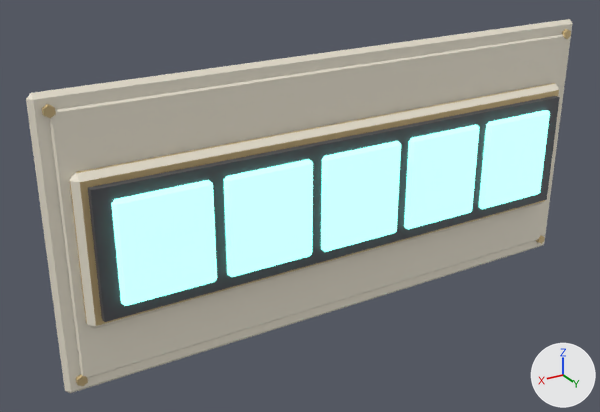
Two versions of the FBX model Assets/_Project/Art/Models/Kit/Disp_Bar_2x1.fbx, one commit apart.
Rendered twice from a 50 mm camera at (1.51, 2.23, 1.08) aimed at (0.17, -0.01, -0.04). Lighting does not change. The marker at lower right points along +X, +Y and +Z. The older version comes first. Where no turn or scale is listed for an object, it has been applied to the vertices. Vertices at exactly the same position are counted once.

The first picture shows 'Disp_Bar_2x1', 'Seg0.004', 'Seg1.004', 'Seg2.004', 'Seg3.004', 'Seg4.004'.
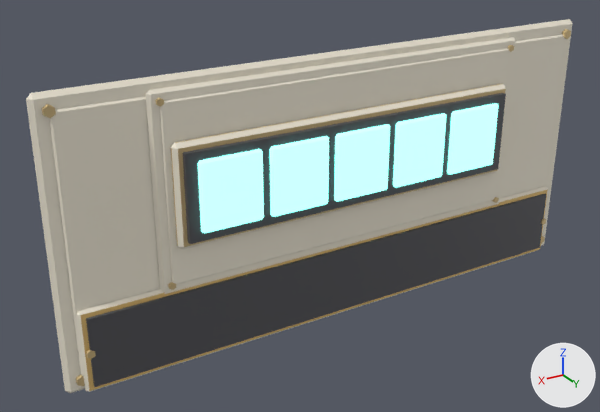
Patch to the scene script:
```diff
--- a/Assets/_Project/Art/Models/Kit/Disp_Bar_2x1.fbx.py
+++ b/Assets/_Project/Art/Models/Kit/Disp_Bar_2x1.fbx.py
@@ me_seg3_013 @@
-me_seg3_013.from_pydata(...)  # 24 vertices, 26 faces; spans x -0.155..0.155, y -0.015..0.015, z -0.17..0.17
+me_seg3_013.from_pydata(...)  # 24 vertices, 26 faces; spans x -0.107..0.107, y -0.01..0.01, z -0.117..0.117
+# me_seg3_013 part 1: the whole mesh is scaled about its middle by 0.687
 me_seg3_013.materials.append(mat_glow)
@@ me_seg4_013 @@
-me_seg4_013.from_pydata(...)  # 24 vertices, 26 faces; spans x -0.155..0.155, y -0.015..0.015, z -0.17..0.17
+me_seg4_013.from_pydata(...)  # 24 vertices, 26 faces; spans x -0.107..0.107, y -0.01..0.01, z -0.117..0.117
+# me_seg4_013 part 2: the whole mesh is scaled about its middle by 0.687
 me_seg4_013.materials.append(mat_glow)
@@ me_seg2_013 @@
-me_seg2_013.from_pydata(...)  # 24 vertices, 26 faces; spans x -0.155..0.155, y -0.015..0.015, z -0.17..0.17
+me_seg2_013.from_pydata(...)  # 24 vertices, 26 faces; spans x -0.107..0.107, y -0.01..0.01, z -0.117..0.117
+# me_seg2_013 part 15: the whole mesh is scaled about its middle by 0.687
 me_seg2_013.materials.append(mat_glow)
@@ me_seg0_013 @@
-me_seg0_013.from_pydata(...)  # 24 vertices, 26 faces; spans x -0.155..0.155, y -0.015..0.015, z -0.17..0.17
+me_seg0_013.from_pydata(...)  # 24 vertices, 26 faces; spans x -0.107..0.107, y -0.01..0.01, z -0.117..0.117
+# me_seg0_013 part 14: the whole mesh is scaled about its middle by 0.687
 me_seg0_013.materials.append(mat_glow)
@@ me_seg1_013 @@
-me_seg1_013.from_pydata(...)  # 24 vertices, 26 faces; spans x -0.155..0.155, y -0.015..0.015, z -0.17..0.17
+me_seg1_013.from_pydata(...)  # 24 vertices, 26 faces; spans x -0.107..0.107, y -0.01..0.01, z -0.117..0.117
+# me_seg1_013 part 13: the whole mesh is scaled about its middle by 0.687
 me_seg1_013.materials.append(mat_glow)
@@ me_disp_bar_2x1_001 @@
 # used by ob_disp_bar_2x1; location = (0.0, 0.0, 0.0); rotation_euler = (1.571, 0.0, 0.0), in degrees (90, 0, 0)
-me_disp_bar_2x1_001.from_pydata(...)  # 120 vertices, 108 faces; spans x -1.03..1.03, y -0.48..0.48, z -0.11..0.0
+me_disp_bar_2x1_001.from_pydata(...)  # 256 vertices, 224 faces; spans x -1.03..1.03, y -0.48..0.48, z -0.11..0.0
+# me_disp_bar_2x1_001 part 3: a new loose piece, a 6-sided cylinder along z spanning x 0.663..0.684, y -0.188..-0.163, z -0.066..-0.052, in mat_metal (beige #ddc490)
+# me_disp_bar_2x1_001 part 4: a new loose piece, a box spanning x -0.626..0.626, y -0.024..0.264, z -0.107..-0.087, in mat_dark (dark grey #505055)
+# me_disp_bar_2x1_001 part 5: the loose piece of 24 vertices spanning x -1.03..1.03, y -0.48..0.48, z -0.03..0.0 is copied, and the copy is scaled about its middle by 0.688, then moved by (0.0, 0.12, -0.03); it spans x -0.71..0.71, y -0.21..0.45, z -0.06..-0.03
+# me_disp_bar_2x1_001 part 6: the loose piece of 16 vertices spanning x -0.98..0.98, y -0.43..0.43, z -0.04..-0.03 is copied, and the copy is scaled about its middle by 0.688, then moved by (0.0, 0.12, -0.02); it spans x -0.67..0.67, y -0.18..0.42, z -0.06..-0.05
+# me_disp_bar_2x1_001 part 7: a new loose piece, a 6-sided cylinder along z spanning x 0.663..0.684, y 0.403..0.428, z -0.066..-0.052, in mat_metal (beige #ddc490)
+# me_disp_bar_2x1_001 part 8: the loose piece of 24 vertices spanning x -0.95..0.95, y -0.25..0.25, z -0.08..-0.03 is scaled about its middle by 0.688, then moved by (0.0, 0.12, -0.02)
+# me_disp_bar_2x1_001 part 9: a new loose piece, a box spanning x -0.95..0.95, y -0.45..-0.21, z -0.065..-0.045, in mat_dark (dark grey #505055)
+# me_disp_bar_2x1_001 part 10: a new loose piece, a 6-sided cylinder along z spanning x 0.938..0.962, y -0.344..-0.316, z -0.07..-0.05, in mat_metal (beige #ddc490)
+# me_disp_bar_2x1_001 part 11: a new loose piece of 16 vertices spanning x -0.98..0.98, y -0.48..-0.19, z -0.06..-0.03
+# me_disp_bar_2x1_001 part 12: 8 vertices removed from x -0.91..0.91, y -0.21..0.21, z -0.11..-0.07
+# other edits to the shape of me_disp_bar_2x1_001 do not show in these pictures
 me_disp_bar_2x1_001.materials.append(mat_panel)
@@ me_disp_bar_2x1_001 @@
 me_disp_bar_2x1_001.materials.append(mat_dark)
+me_disp_bar_2x1_001.materials.append(mat_trim)  # beige #e5bf76
@@ ob_seg3_004 @@
 ob_seg3_004 = bpy.data.objects.new('Seg3.004', me_seg3_013)
-ob_seg3_004.location = (-0.35, 0.11, 0.0)
+ob_seg3_004.location = (-0.241, 0.111, 0.12)
@@ ob_seg4_004 @@
 ob_seg4_004 = bpy.data.objects.new('Seg4.004', me_seg4_013)
-ob_seg4_004.location = (-0.7, 0.11, 0.0)
+ob_seg4_004.location = (-0.481, 0.111, 0.12)
@@ ob_seg2_004 @@
 ob_seg2_004 = bpy.data.objects.new('Seg2.004', me_seg2_013)
-ob_seg2_004.location = (0.0, 0.11, 0.0)
+ob_seg2_004.location = (0.0, 0.111, 0.12)
@@ ob_seg0_004 @@
 ob_seg0_004 = bpy.data.objects.new('Seg0.004', me_seg0_013)
-ob_seg0_004.location = (0.7, 0.11, 0.0)
+ob_seg0_004.location = (0.481, 0.111, 0.12)
@@ ob_seg1_004 @@
 ob_seg1_004 = bpy.data.objects.new('Seg1.004', me_seg1_013)
-ob_seg1_004.location = (0.35, 0.11, 0.0)
+ob_seg1_004.location = (0.241, 0.111, 0.12)
```

Location of each change, [x1, y1, x2, y2] in pixels of the pictures (600 x 412 px; the box of a moved part takes in the faces that stretch with it):
'Seg0.004', moved, rescaled (37% narrower, 32% shorter)
    before: [111, 180, 217, 306]
    after: [198, 149, 264, 234]
'Seg1.004', moved, rescaled (32% narrower, 31% shorter)
    before: [224, 159, 313, 277]
    after: [269, 136, 329, 217]
'Seg2.004', moved, rescaled (30% narrower, 29% shorter)
    before: [321, 141, 401, 252]
    after: [334, 124, 390, 202]
'Seg3.004', moved, rescaled (30% narrower, 28% shorter)
    before: [404, 125, 480, 229]
    after: [393, 113, 446, 188]
'Seg4.004', moved, rescaled (28% narrower, 27% shorter)
    before: [479, 110, 550, 209]
    after: [447, 103, 498, 175]
part 3 of me_disp_bar_2x1_001, added
    after: [168, 282, 176, 290]
part 4 of me_disp_bar_2x1_001, added
    after: [183, 93, 506, 244]
part 5 of me_disp_bar_2x1_001, added
    after: [146, 37, 515, 294]
part 6 of me_disp_bar_2x1_001, added (pale yellow)
    after: [160, 48, 510, 284]
part 7 of me_disp_bar_2x1_001, added
    after: [155, 98, 164, 107]
part 8 of me_disp_bar_2x1_001, moved or reshaped
    before: [69, 83, 559, 329]
    after: [171, 84, 506, 250]
part 9 of me_disp_bar_2x1_001, added
    after: [86, 194, 546, 387]
part 10 of me_disp_bar_2x1_001, added
    after: [86, 349, 96, 359]
part 11 of me_disp_bar_2x1_001, added
    after: [76, 186, 548, 392]
part 12 of me_disp_bar_2x1_001, deleted
    before: [88, 96, 560, 322]
